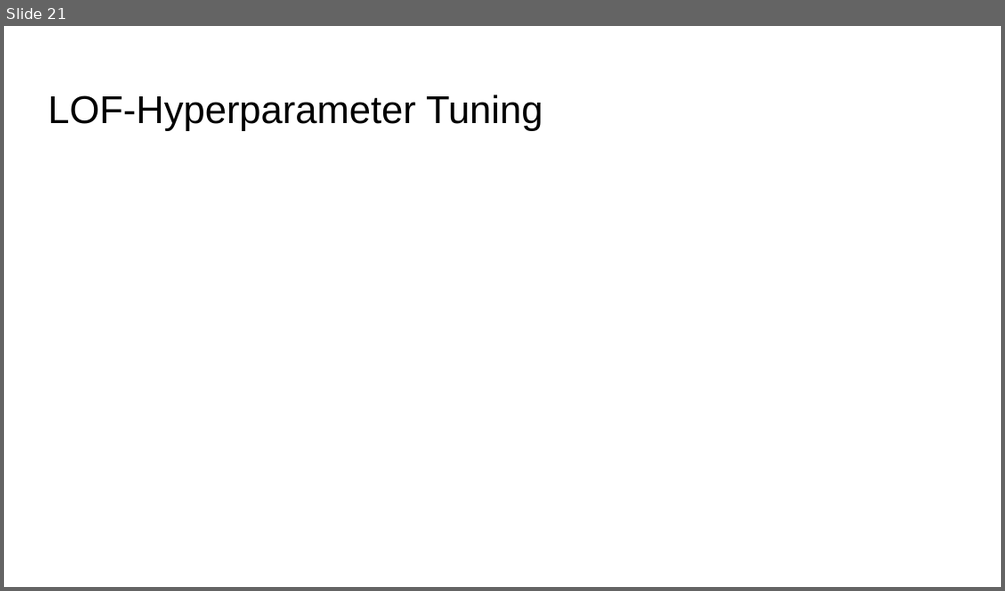
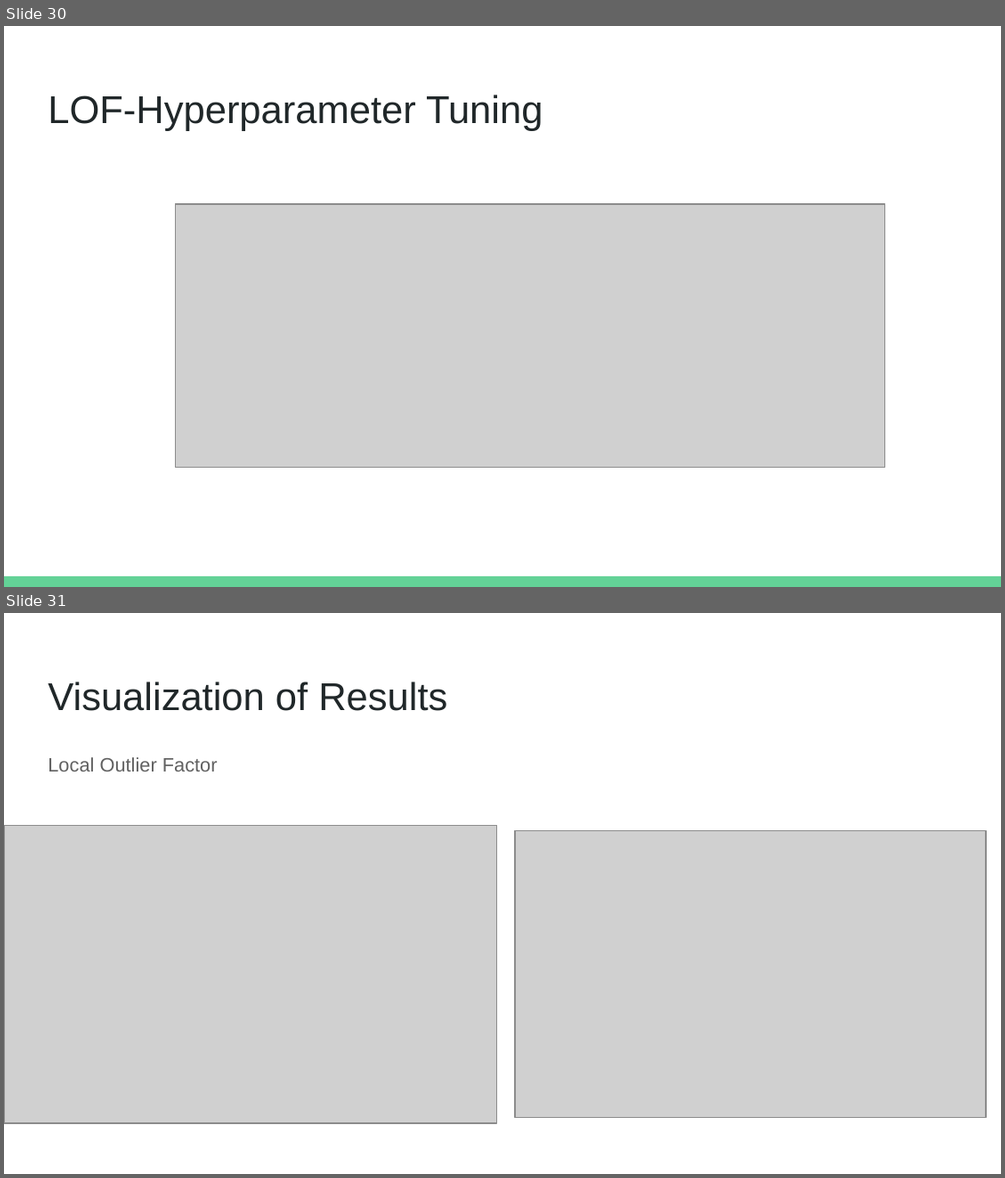
Before and after one commit to rmzn1717/anomaly_detection_project, a slide deck: Unsupervised Anomaly Detection.pptx. Shown one above the other, each under a label of ours: slide 21 before the commit, slides 30 and 31 after it. The pictures are 1005x591 and 1005x1178 pixels, drawn with LibreOffice and Linux fonts; fonts in the diff are those of the drawing; grey boxes stand for pictures. Boxes give left, top, right and bottom in pixels: in the first picture for what was removed or moved away, otherwise in the second. Text is boxed around its words. In the diff, an @@ line names an element or a change of style, - is before the commit and + after.

```diff
--- a/Unsupervised Anomaly Detection.pptx
+++ b/Unsupervised Anomaly Detection.pptx
@@ slide 31 added at (x1=4, y1=613, x2=1001, y2=1174), background #FFFFFF @@
@@ title added at (x1=48, y1=682, x2=447, y2=711), 28 pt, text #202729 @@
+Visualization of Results
@@ text added at (x1=48, y1=757, x2=218, y2=771), 14 pt, text #616161 @@
+Local Outlier Factor
@@ picture added at (x1=4, y1=826, x2=496, y2=1123) @@
@@ picture added at (x1=516, y1=831, x2=986, y2=1118) @@
@@ what was slide 21 is now slide 30 @@
@@ slide 30 changed as well @@
@@ title "LOF-Hyperparameter Tuning" at (x1=48, y1=95, x2=542, y2=131): text colour #000000 to #202729 @@
@@ picture added at (x1=176, y1=204, x2=884, y2=467) @@
@@ rectangle added at (x1=4, y1=576, x2=1001, y2=587), fill #63D297 @@
```
Also in this commit, not shown: 21 other slides changed, 12 other slides added, 3 slides removed, 1 other file.
